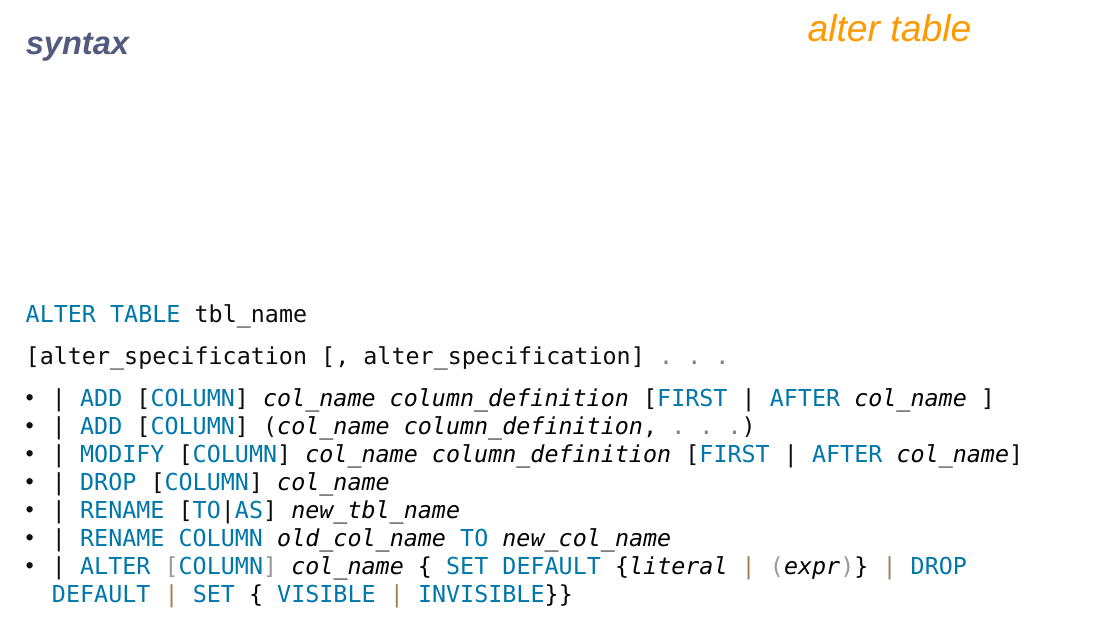
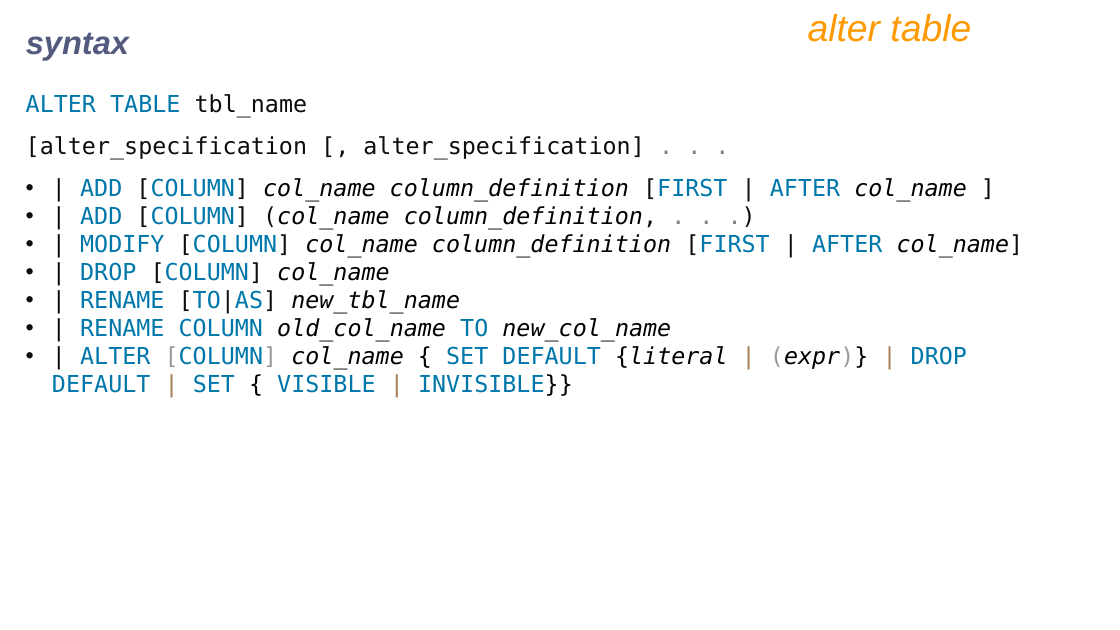
Before and after one commit to ABHAYB642/PG-DAC-All-Subjects, a slide deck: slide 83 of Database/IET MySQL PPT Ver9.pptx. Drawn at 1120x630 pixels with LibreOffice and Linux fonts; fonts in the diff are those of the drawing. Boxes give left, top, right and bottom in pixels: in the first picture for what was removed or moved away, otherwise in the second. Text is boxed around its words. In the diff, an @@ line names an element or a change of style, - is before the commit and + after.

```diff
--- a/Database/IET MySQL PPT Ver9.pptx
+++ b/Database/IET MySQL PPT Ver9.pptx
@@ text "ALTER TABLE tbl_name": place and size @@
-text "ALTER TABLE tbl_name" at bbox=[26, 304, 1024, 580]
+text "ALTER TABLE tbl_name" at bbox=[26, 94, 1024, 370]
```
Also in this commit, not shown: 3 other slides changed, 84 slides added.
